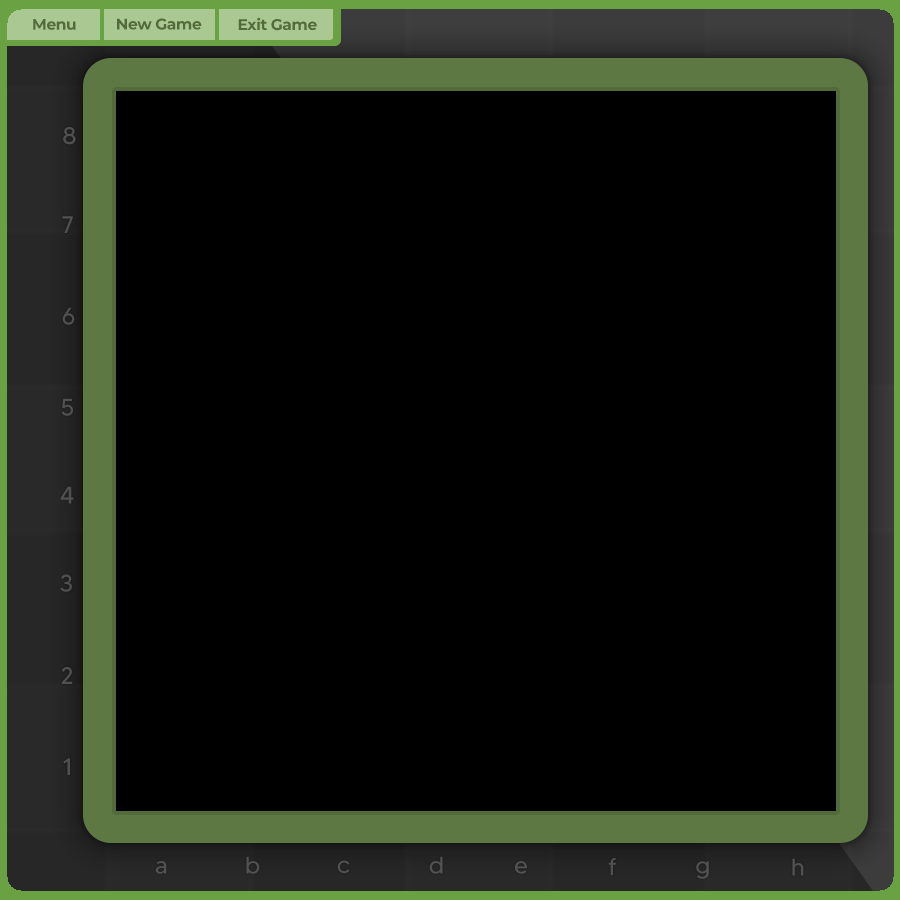
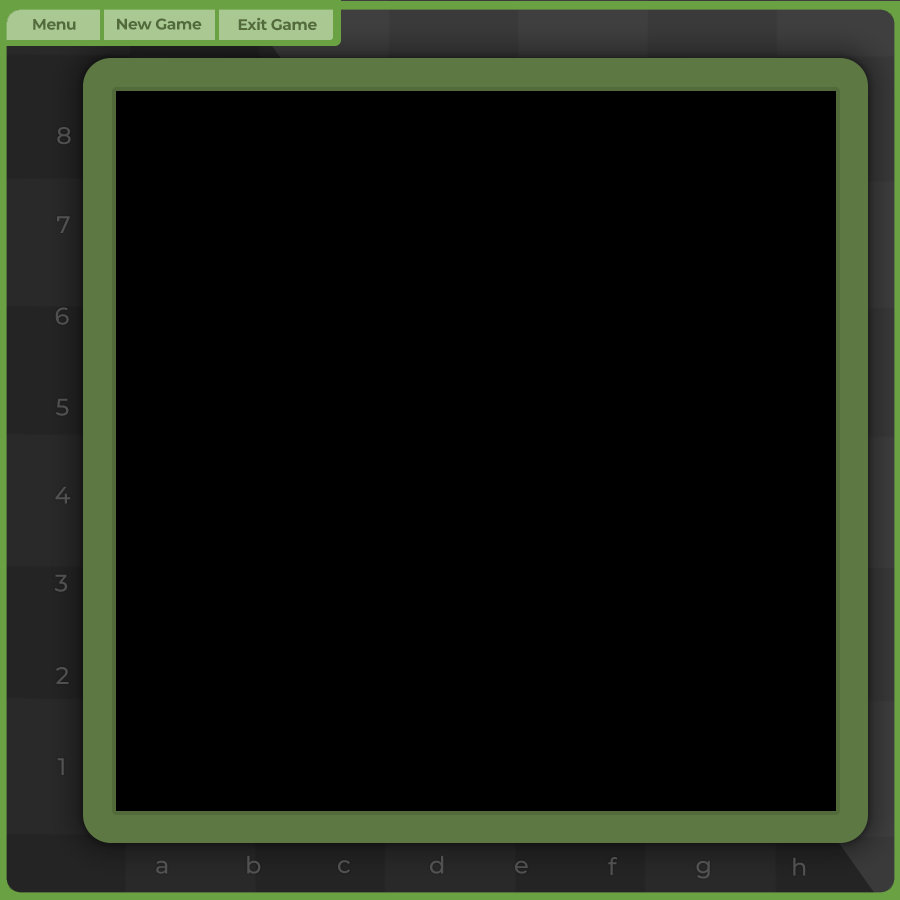
Layered file, before and after one edit (900 x 900). Changes by layer:
hid "Layer 4" over [6, 0, 900, 893]
showed "Rectangle 7", painted on it over [6, 9, 895, 893]
painted on "7" over [57, 216, 73, 233]
painted on "h" over [792, 857, 806, 876]
painted on "g" over [696, 861, 710, 879]
painted on "f" over [608, 857, 618, 875]
painted on "e" over [515, 860, 528, 874]
painted on "d" over [429, 855, 444, 874]
painted on "c" over [337, 860, 350, 874]
painted on "b" over [246, 855, 261, 874]
painted on "a" over [155, 860, 168, 874]
painted on "1" (2nd of 2, in "Group 1") over [57, 758, 70, 775]
painted on "2" (2nd of 2, in "Group 1") over [55, 667, 73, 684]
painted on "3" over [54, 574, 72, 592]
painted on "4" over [55, 486, 74, 504]
painted on "5" over [56, 398, 73, 416]
painted on "6" over [55, 307, 75, 325]
painted on "8" over [57, 127, 76, 145]
added layer "Layer 5" (2%) above "game-preview-loading.8677fb94" over [6, 0, 900, 893]
hid "game-preview-loading.8677fb94" over [6, 0, 900, 893]
